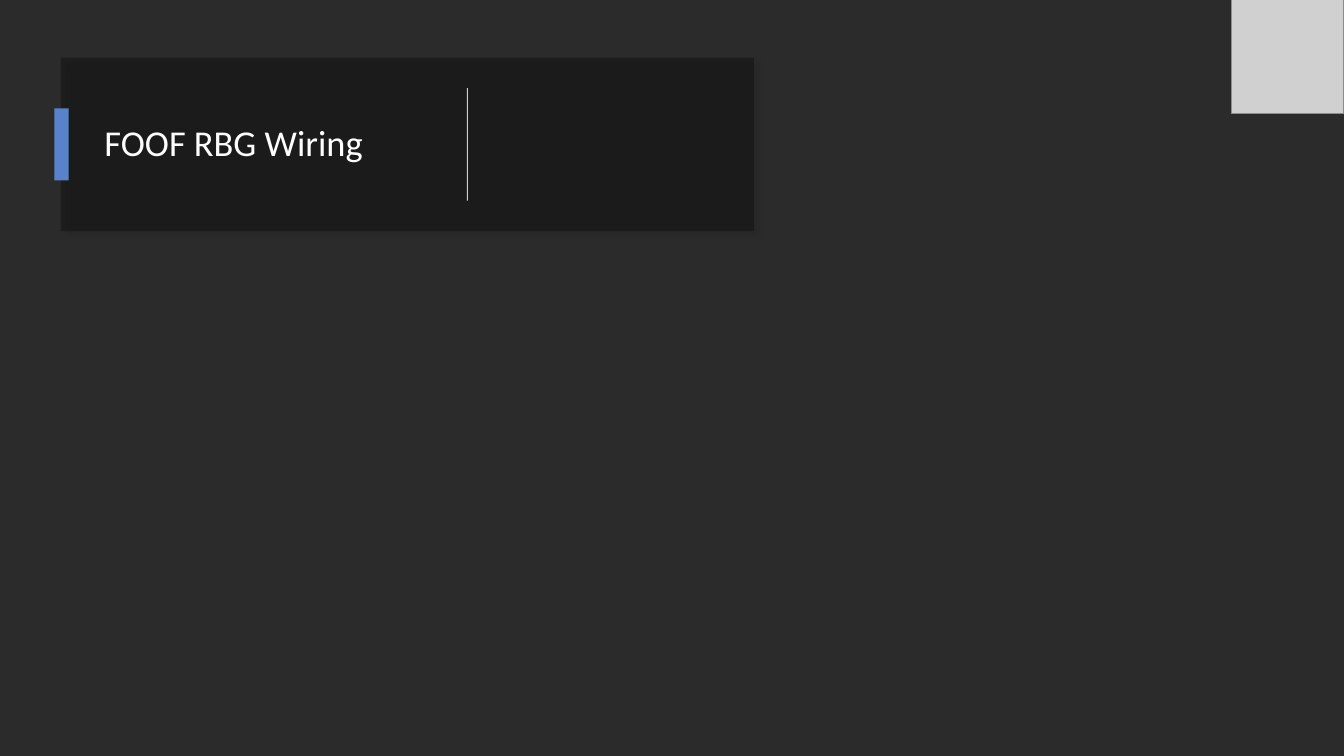
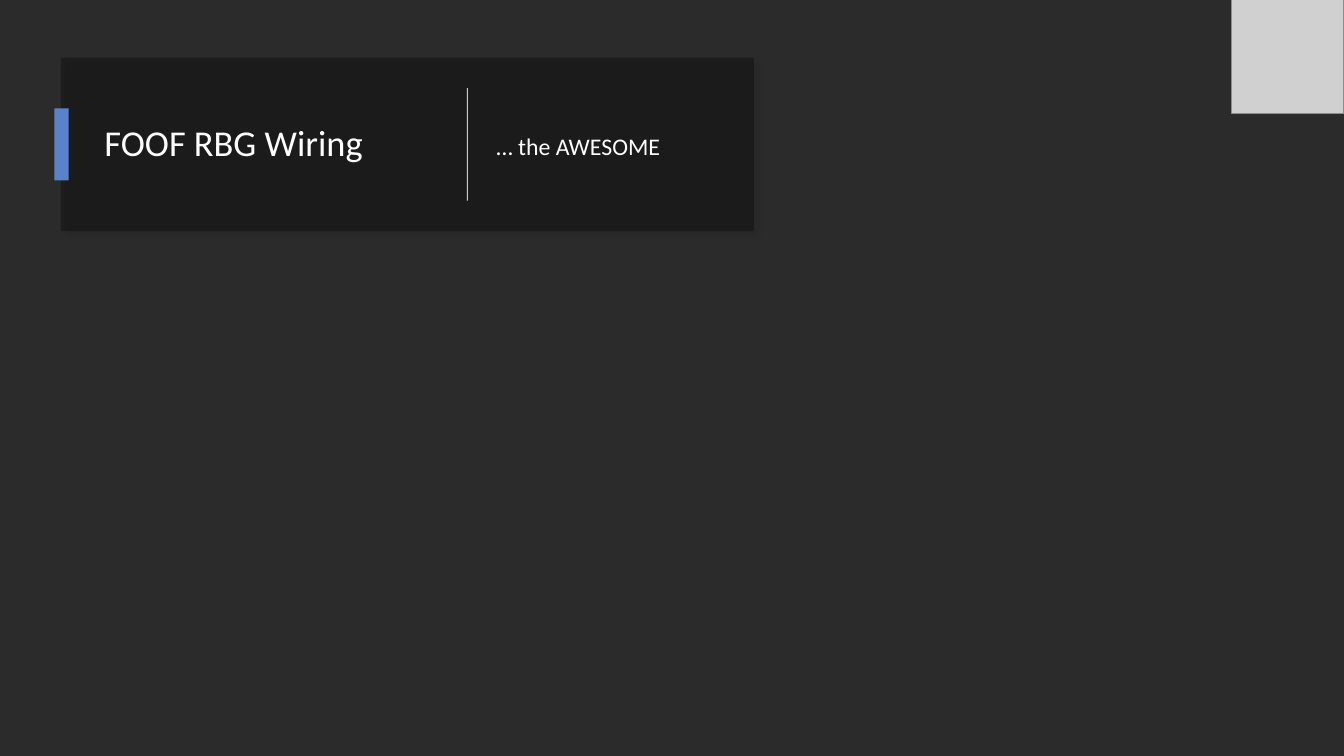
Before and after one commit to Mark-MDO47/RubberBandGun, a slide deck: slide 1 of FOOF_RBG_Wiring.pptx. Drawn at 1344x756 pixels with LibreOffice and Linux fonts; fonts in the diff are those of the drawing; grey boxes stand for pictures; background and template pictures are left out; a plain dark background stands for a picture behind light text. Boxes give left, top, right and bottom in pixels: in the first picture for what was removed or moved away, otherwise in the second. Text is boxed around its words. In the diff, an @@ line names an element or a change of style, - is before the commit and + after.

Commit message:
FOOF_RBG_Wiring

```diff
--- a/FOOF_RBG_Wiring.pptx
+++ b/FOOF_RBG_Wiring.pptx
@@ subtitle added at [518,138,660,155], 17 pt, text #FFFFFF @@
+… the AWESOME
```
Also in this commit, not shown: 4 other slides changed, 1 slide removed, 1 other file.
